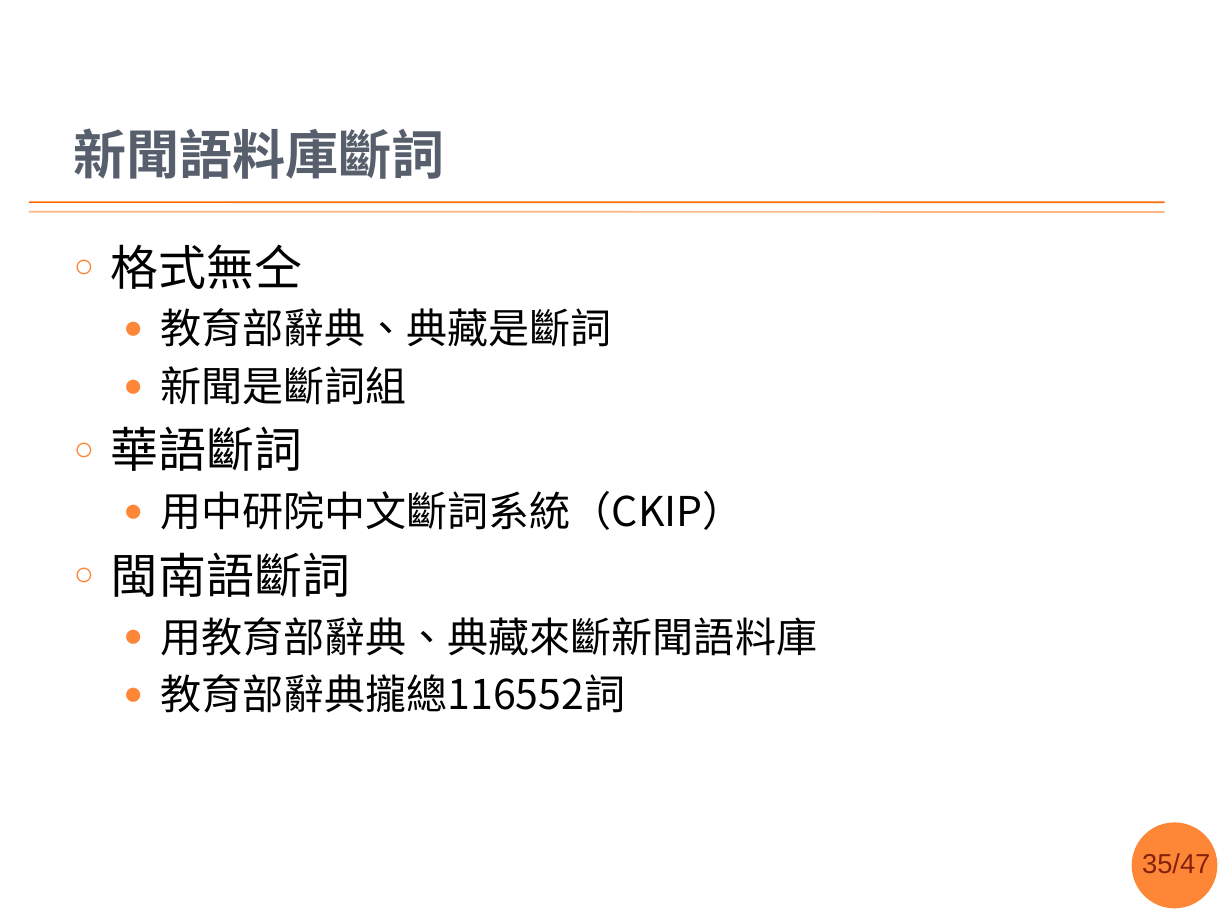
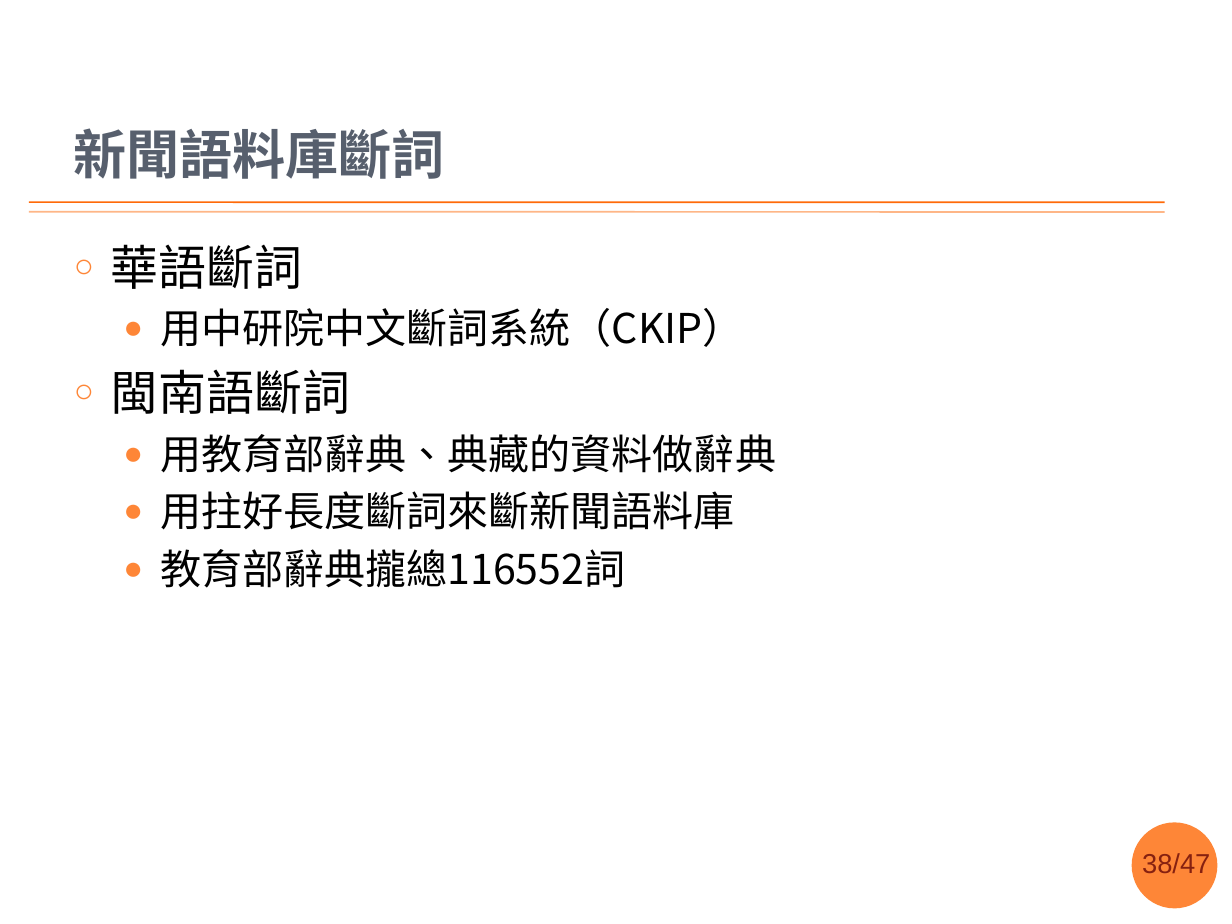
Before and after one commit to sih4sing5hong5/po3-ko3_tau5-iann2-phinn3, a slide deck: slide 38 of 翻譯報告.pptx (slide 35 before the commit). Drawn at 1232x924 pixels with LibreOffice and Linux fonts; fonts in the diff are those of the drawing; background and template pictures are left out. Boxes give left, top, right and bottom in pixels: in the first picture for what was removed or moved away, otherwise in the second. Text is boxed around its words. In the diff, an @@ line names an element or a change of style, - is before the commit and + after.

```diff
--- a/翻譯報告.pptx
+++ b/翻譯報告.pptx
@@ text at (111,244,612,405): paragraphs removed @@
-○ 格式無仝
-  ● 教育部辭典、典藏是斷詞
-  ● 新聞是斷詞組
@@ text at (160,434,776,530): text changed @@
-  ● 用教育部辭典、典藏來斷新聞語料庫
+  ● 用教育部辭典、典藏的資料做辭典
+  ● 用拄好長度斷詞來斷新聞語料庫
@@ page number at (1142,853,1210,873): text changed @@
-35/47
+38/47
```
Also in this commit, not shown: 14 other slides changed, 4 slides added, 3 slides removed.
